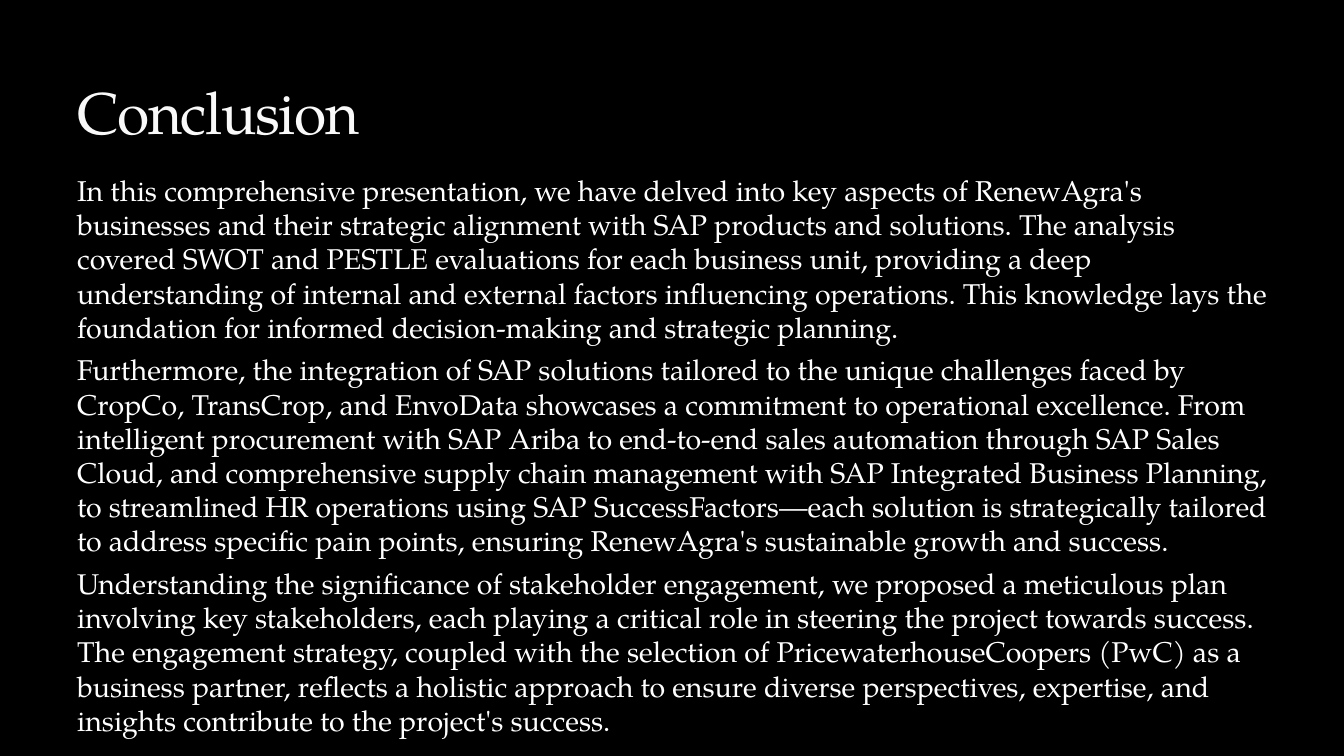
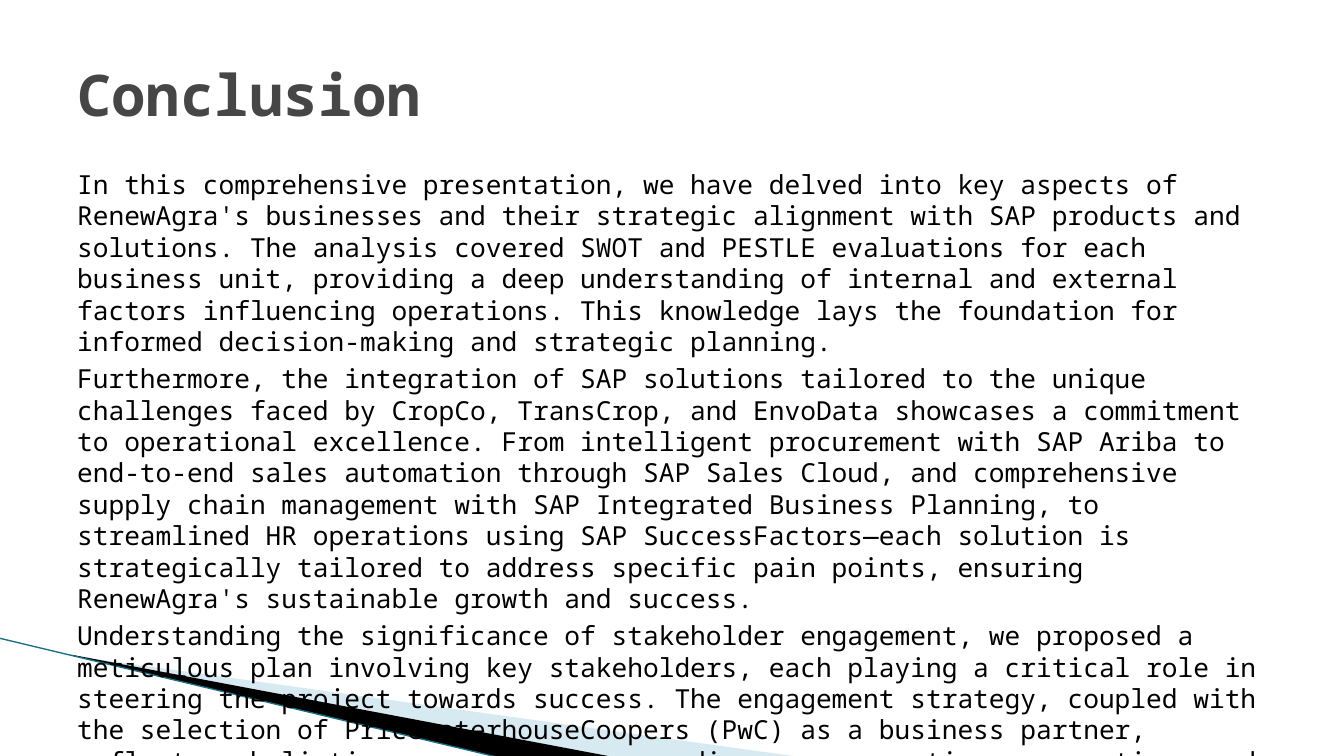
Before and after one commit to minanazari12345/SAP-projects, a slide deck: slide 30 of RenewAgra-presentation.pptx. Drawn at 1344x756 pixels with LibreOffice and Linux fonts; fonts in the diff are those of the drawing; background and template pictures are left out. Boxes give left, top, right and bottom in pixels: in the first picture for what was removed or moved away, otherwise in the second. Text is boxed around its words. In the diff, an @@ line names an element or a change of style, - is before the commit and + after.

```diff
--- a/RenewAgra-presentation.pptx
+++ b/RenewAgra-presentation.pptx
@@ background picture (left out) to #FFFFFF @@
@@ title "Conclusion": place and size @@
-title "Conclusion" at bbox=[77, 91, 359, 136]
+title "Conclusion" at bbox=[77, 71, 421, 117]
@@ title "Conclusion" at bbox=[77, 71, 421, 117]: size 42 to 41 pt, font TeX Gyre Pagella to Noto Sans Mono, text colour #F9F9F9 to #464646, letter spacing -1 to 0 pt, letter outline #3C4422 0.25 pt to none, bold on; vertical alignment bottom to middle @@
@@ text "In this comprehensive presentation, we ..." at bbox=[77, 174, 1256, 747]: size 20.4 to 18.7 pt, font TeX Gyre Pagella to Noto Sans Mono, text colour #FFFFFF to #000000; less space between paragraphs @@
@@ line added from (0, 638) to (499, 756), #97C5D8 0.95 pt @@
@@ freeform shape added at bbox=[72, 654, 614, 756], fill #000000 @@
@@ freeform shape added at bbox=[74, 655, 800, 756], fill #A0CBDC at 40% opacity @@
```
Also in this commit, not shown: 30 other slides changed.
